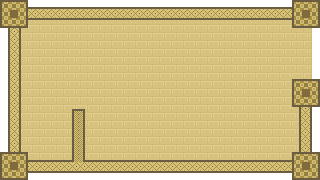
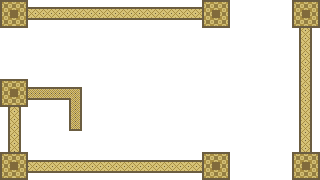
Revision of a layered w=320, h=180 image; what changed, layer by layer:
added layer "Layer #1" above "wall" over [27, 87, 82, 131]
hid "wall", painted on it over [21, 109, 85, 162]
added layer "Pasted Layer #9" above "Pasted Layer #8" over [0, 0, 320, 180]
hid "Pasted Layer #1", painted on it over [0, 0, 320, 180]
hid "Layer" over [0, 0, 320, 180]
